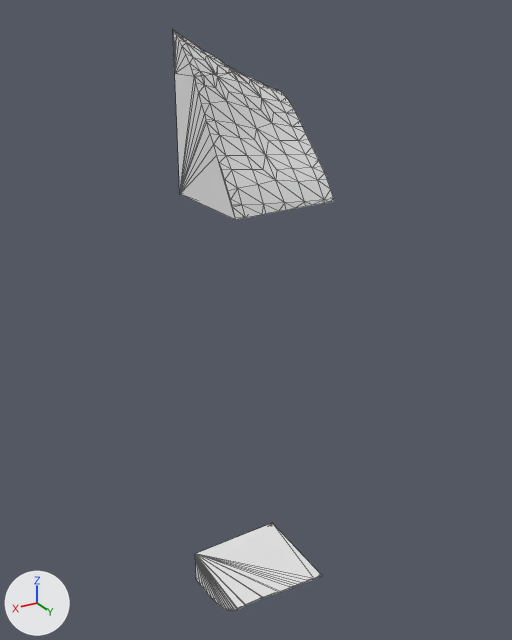
What one commit did to the glTF model assets/terrain/surface_pieces/surf_24_2.glb.
Camera for both pictures: a 50 mm lens placed at (28.0, 123.2, -22.8), pointed at (12.2, 96.9, -35.9). The axes (+X, +Y, +Z) are drawn at lower left. The lights are the same throughout. The older version comes first. Mesh edges are drawn as thin lines. Where no turn or scale is listed for an object, it has been applied to the vertices.

Objects in the first picture: 'layer_0', 'layer_1', 'layer_6'.
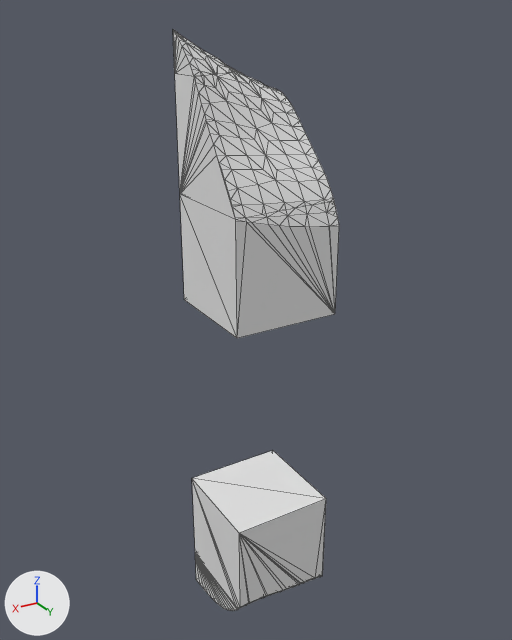
Patch to the scene script:
```diff
--- a/assets/terrain/surface_pieces/surf_24_2.glb.py
+++ b/assets/terrain/surface_pieces/surf_24_2.glb.py
@@ me_layer_5 @@
+me_layer_5.from_pydata(...)  # 38 vertices, 72 faces; spans x 10.0..15.0, y 95.0..100.0, z -50.0..-45.0
@@ me_layer_2 @@
+me_layer_2.from_pydata(...)  # 41 vertices, 78 faces; spans x 10.0..15.0, y 95.0..100.0, z -35.0..-30.0
@@ ob_layer_5 @@
+ob_layer_5 = bpy.data.objects.new('layer_5', me_layer_5)
+ob_layer_5.location = (0.0, 0.0, 0.0)
@@ ob_layer_2 @@
+ob_layer_2 = bpy.data.objects.new('layer_2', me_layer_2)
+ob_layer_2.location = (0.0, 0.0, 0.0)
```

Boxes [x1, y1, x2, y2] around the edits, measured in the pictures (512 x 640 px):
'layer_2', added
    after: [180, 194, 339, 338]
'layer_5', added
    after: [192, 451, 326, 610]
'layer_6', unchanged, covered by the edit
    before: [195, 523, 322, 611]
    after: [195, 554, 321, 611]
